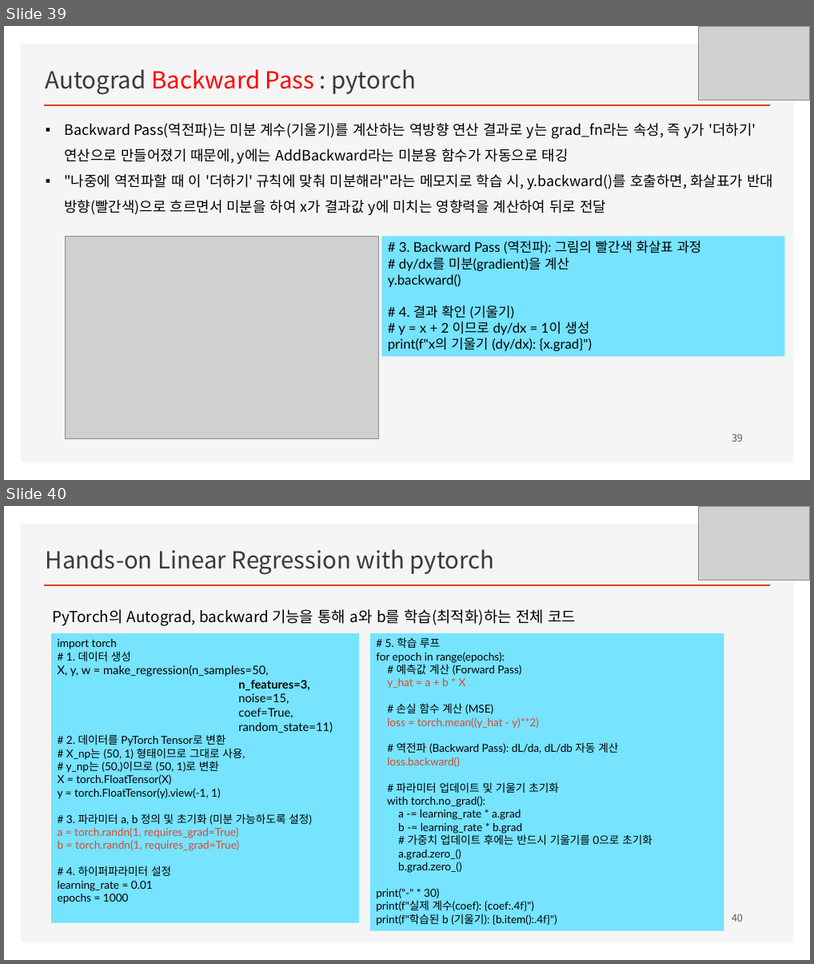
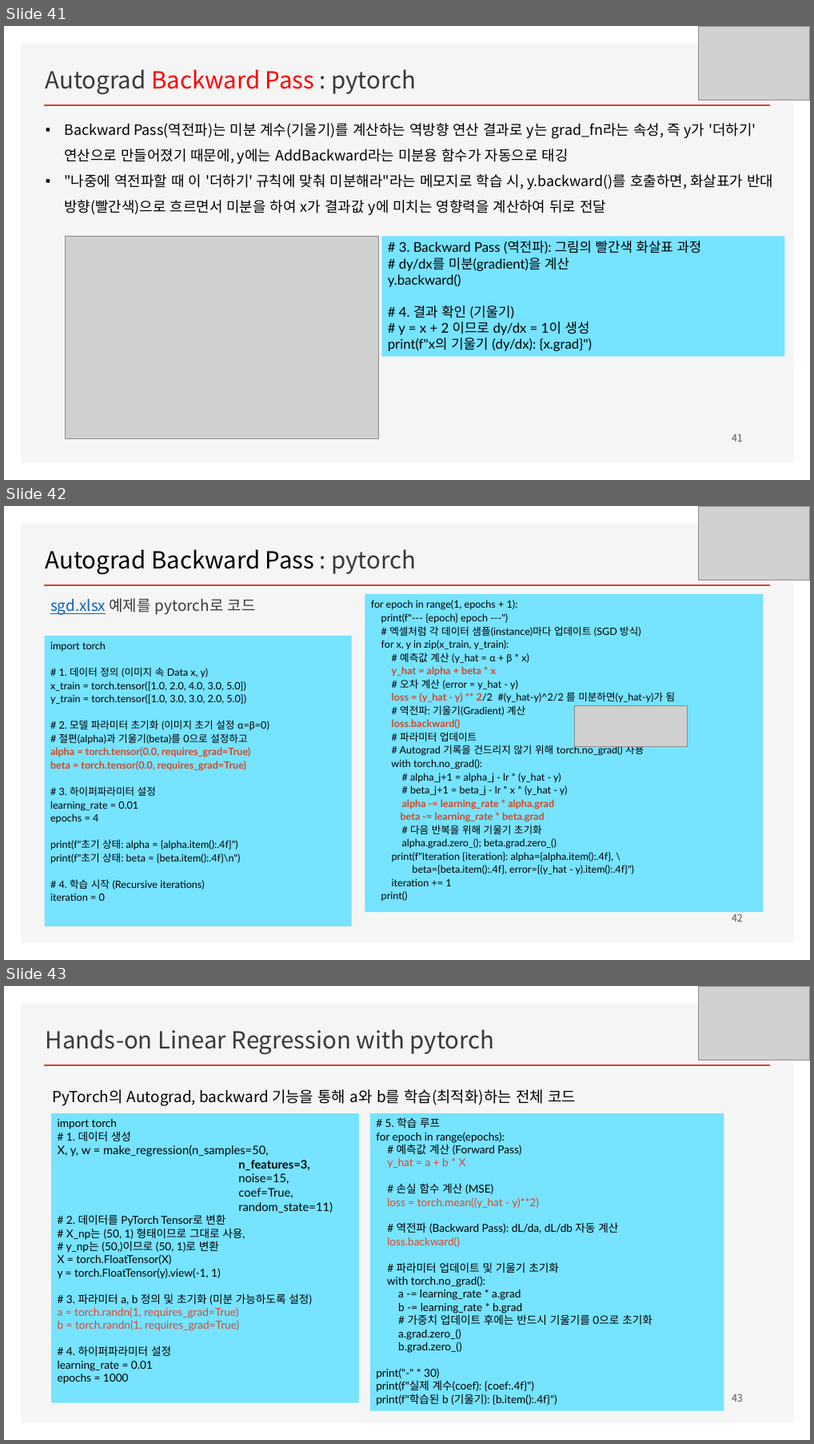
Before and after one commit to ancestor9/mathematics-for-machine-learning, a slide deck: Linear_Algebra/w4_Perceptron_Regression.pptx. Shown one above the other, each under a label of ours: slides 39 and 40 before the commit, slides 41, 42 and 43 after it. The pictures are 814x964 and 814x1444 pixels, drawn with LibreOffice and Linux fonts; fonts in the diff are those of the drawing; grey boxes stand for pictures; background and template pictures are left out. Boxes give left, top, right and bottom in pixels: in the first picture for what was removed or moved away, otherwise in the second. Text is boxed around its words. In the diff, an @@ line names an element or a change of style, - is before the commit and + after.

```diff
--- a/Linear_Algebra/w4_Perceptron_Regression.pptx
+++ b/Linear_Algebra/w4_Perceptron_Regression.pptx
@@ slide 42 added at (x1=4, y1=506, x2=810, y2=960), background #FFFFFF; not listed: 2 template elements that a slide beside it also shows @@
@@ picture added at (x1=699, y1=507, x2=810, y2=580) @@
@@ text added at (x1=46, y1=549, x2=416, y2=575), 28 pt, text #000000 @@
+Autograd Backward Pass : pytorch
@@ text added at (x1=50, y1=598, x2=256, y2=615), 18 pt, text #3B3838 @@
+sgd.xlsx 예제를 pytorch로 코드
@@ rectangle added at (x1=365, y1=594, x2=764, y2=912), fill #76E3FF, 12 pt, text #000000 @@
+for epoch in range(1, epochs + 1):
+print(f"--- {epoch} epoch ---")
+# 엑셀처럼 각 데이터 샘플(instance)마다 업데이트 (SGD 방식)
+for x, y in zip(x_train, y_train):
+# 예측값 계산 (y_hat = α + β * x)
+y_hat = alpha + beta * x
+# 오차 계산 (error = y_hat - y)
+loss = (y_hat - y) ** 2/2 #(y_hat-y)^2/2 를 미분하면(y_hat-y)가 됨
+# 역전파: 기울기(Gradient) 계산
+loss.backward()
+# 파라미터 업데이트
+# Autograd 기록을 건드리지 않기 위해 torch.no_grad() 사용
+with torch.no_grad():
+# alpha_j+1 = alpha_j - lr * (y_hat - y)
+# beta_j+1 = beta_j - lr * x * (y_hat - y)
+alpha -= learning_rate * alpha.grad
+beta -= learning_rate * beta.grad
+# 다음 반복을 위해 기울기 초기화
+alpha.grad.zero_(); beta.grad.zero_()
+print(f"Iteration {iteration}: alpha={alpha.item():.4f}, \
+beta={beta.item():.4f}, error={(y_hat - y).item():.4f}")
+iteration += 1
+print()
@@ rectangle added at (x1=45, y1=636, x2=352, y2=926), fill #76E3FF, 12 pt, text #000000 @@
+import torch
+# 1. 데이터 정의 (이미지 속 Data x, y)
+x_train = torch.tensor([1.0, 2.0, 4.0, 3.0, 5.0])
+y_train = torch.tensor([1.0, 3.0, 3.0, 2.0, 5.0])
+# 2. 모델 파라미터 초기화 (이미지 초기 설정 α=β=0)
+# 절편(alpha)과 기울기(beta)를 0으로 설정하고
+alpha = torch.tensor(0.0, requires_grad=True)
+beta = torch.tensor(0.0, requires_grad=True)
+# 3. 하이퍼파라미터 설정
+learning_rate = 0.01
+epochs = 4
+print(f"초기 상태: alpha = {alpha.item():.4f}")
+print(f"초기 상태: beta = {beta.item():.4f}\n")
+# 4. 학습 시작 (Recursive iterations)
+iteration = 0
@@ picture added at (x1=575, y1=706, x2=687, y2=747) @@
@@ page number added at (x1=732, y1=911, x2=743, y2=921), 12 pt, text #595959 @@
+42
@@ what was slide 39 is now slide 41 @@
@@ page number at (x1=732, y1=434, x2=743, y2=441): text changed @@
-39
+41
@@ what was slide 40 is now slide 43 @@
@@ page number at (x1=732, y1=1393, x2=743, y2=1401): text changed @@
-40
+43
```
Also in this commit, not shown: 8 slides changed, 6 other slides added.
